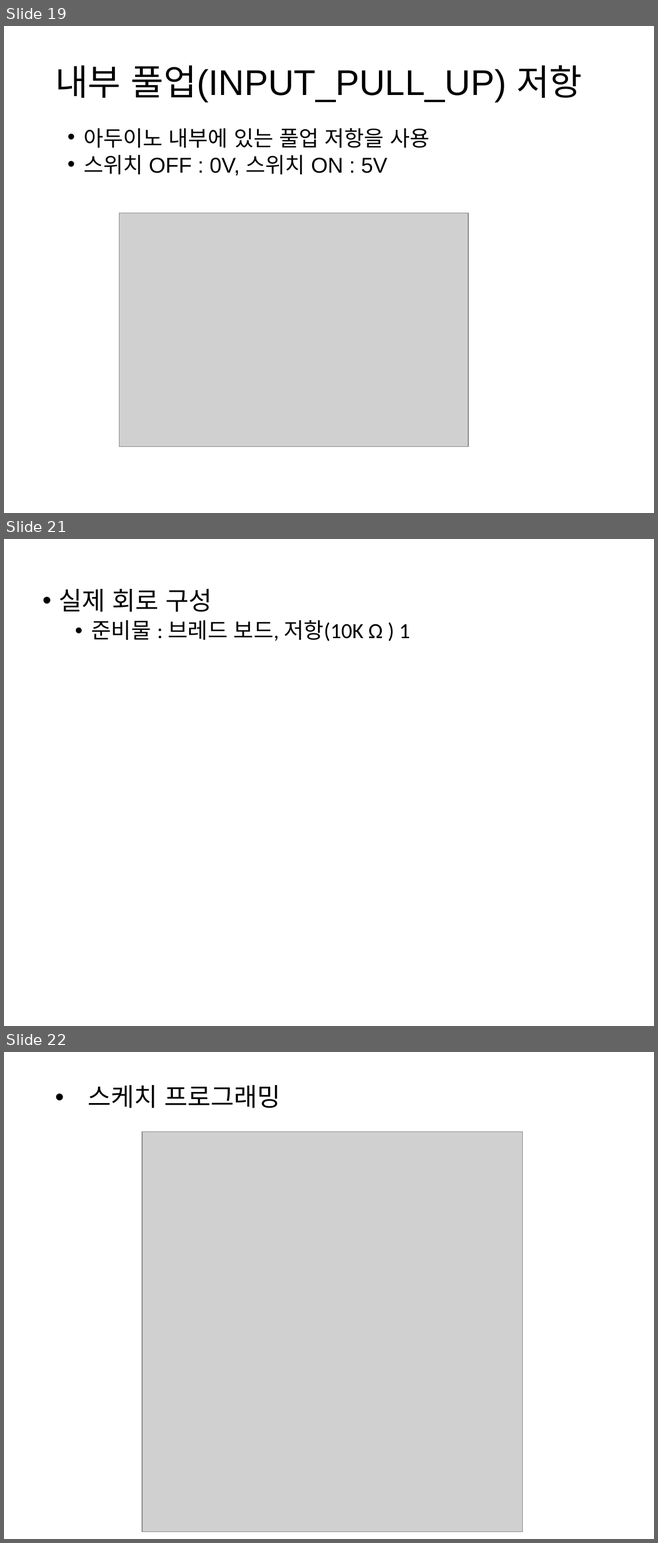
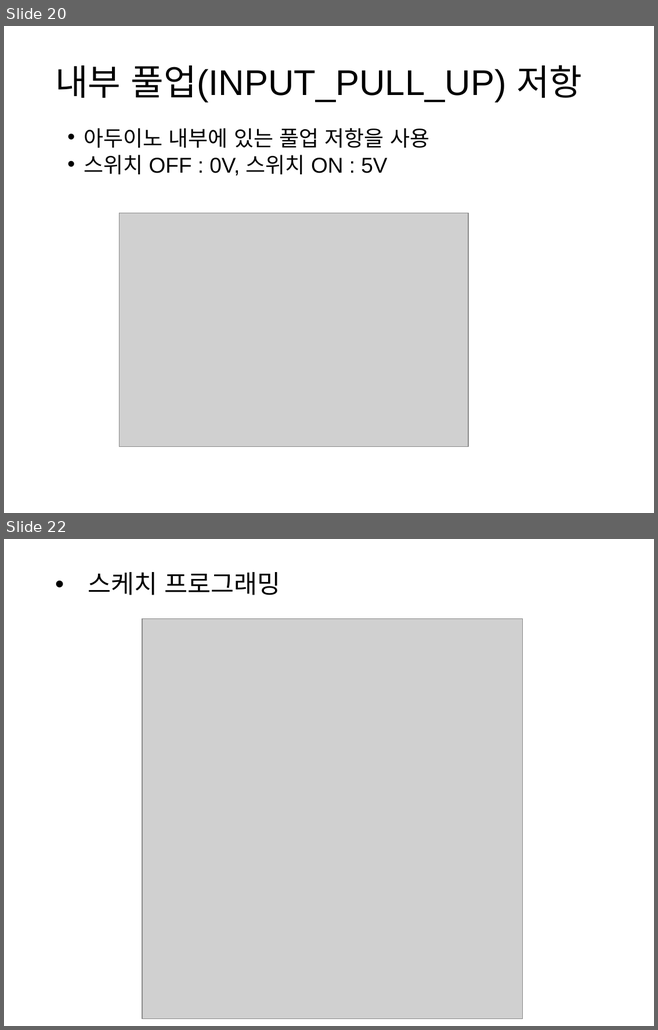
Before and after one commit to iot2019/Week04, a slide deck: Week04.pptx. Shown one above the other, each under a label of ours: slides 19, 21 and 22 before the commit, slides 20 and 22 after it; the slides between them are not shown. The pictures are 658x1543 and 658x1030 pixels, drawn with LibreOffice and Linux fonts; fonts in the diff are those of the drawing; grey boxes stand for pictures. Boxes give left, top, right and bottom in pixels: in the first picture for what was removed or moved away, otherwise in the second. Text is boxed around its words. In the diff, an @@ line names an element or a change of style, - is before the commit and + after.

```diff
--- a/Week04.pptx
+++ b/Week04.pptx
@@ slide 21 removed at (4,539,654,1026), background #FFFFFF @@
@@ text removed at (59,589,410,641) @@
-• 실제 회로 구성
-  • 준비물 : 브레드 보드, 저항(10K Ω ) 1
@@ what was slide 19 is now slide 20 @@
```
Also in this commit, not shown: 10 slides changed, 2 slides added, 5 other files.
